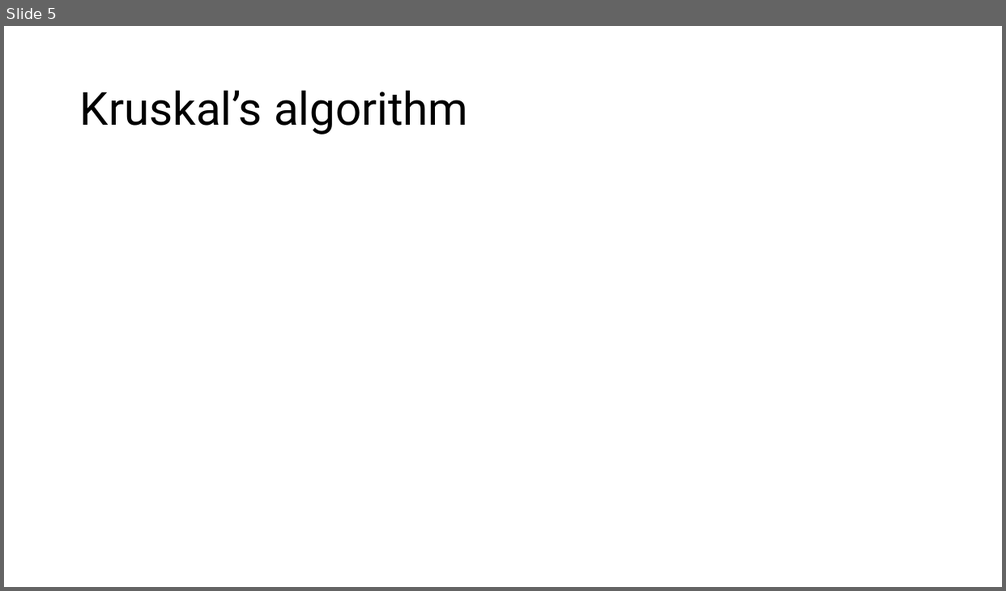
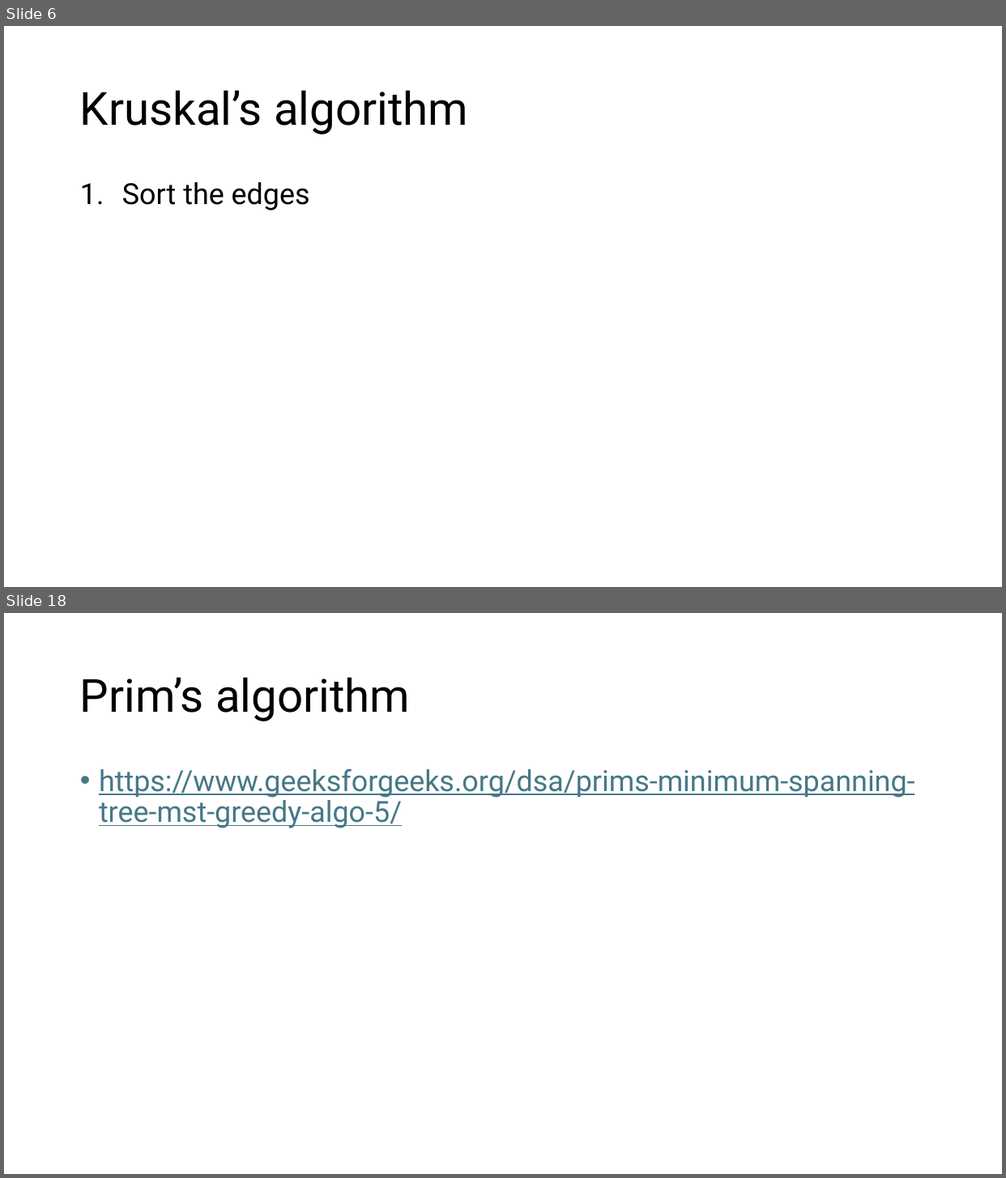
Before and after one commit to RobertNagy299/dsa-i-teaching, a slide deck: MyOwnPresentations/pptx/Min_Span_Tree_Shortest_Path_X.pptx. Shown one above the other, each under a label of ours: slide 5 before the commit, slides 6 and 18 after it; the slides between them are not shown. The pictures are 1006x591 and 1006x1178 pixels, drawn with LibreOffice and Linux fonts; fonts in the diff are those of the drawing. Boxes give left, top, right and bottom in pixels: in the first picture for what was removed or moved away, otherwise in the second. Text is boxed around its words. In the diff, an @@ line names an element or a change of style, - is before the commit and + after.

Commit message:
Add Kruskal algorithm to final presentation, start Prim

```diff
--- a/MyOwnPresentations/pptx/Min_Span_Tree_Shortest_Path_X.pptx
+++ b/MyOwnPresentations/pptx/Min_Span_Tree_Shortest_Path_X.pptx
@@ slide 18 added at bbox=[4, 613, 1002, 1174], background #FFFFFF @@
@@ title added at bbox=[80, 677, 410, 722], 44 pt, text #000000 @@
+Prim’s algorithm
@@ text added at bbox=[99, 769, 915, 828], 28 pt, text #467886, underline @@
+• https://www.geeksforgeeks.org/dsa/prims-minimum-spanning-tree-mst-greedy-algo-5/
@@ what was slide 5 is now slide 6 @@
@@ slide 6 changed as well @@
@@ text added at bbox=[122, 182, 310, 211], 28 pt, text #000000 @@
+1. Sort the edges
```
Also in this commit, not shown: 12 other slides added.
